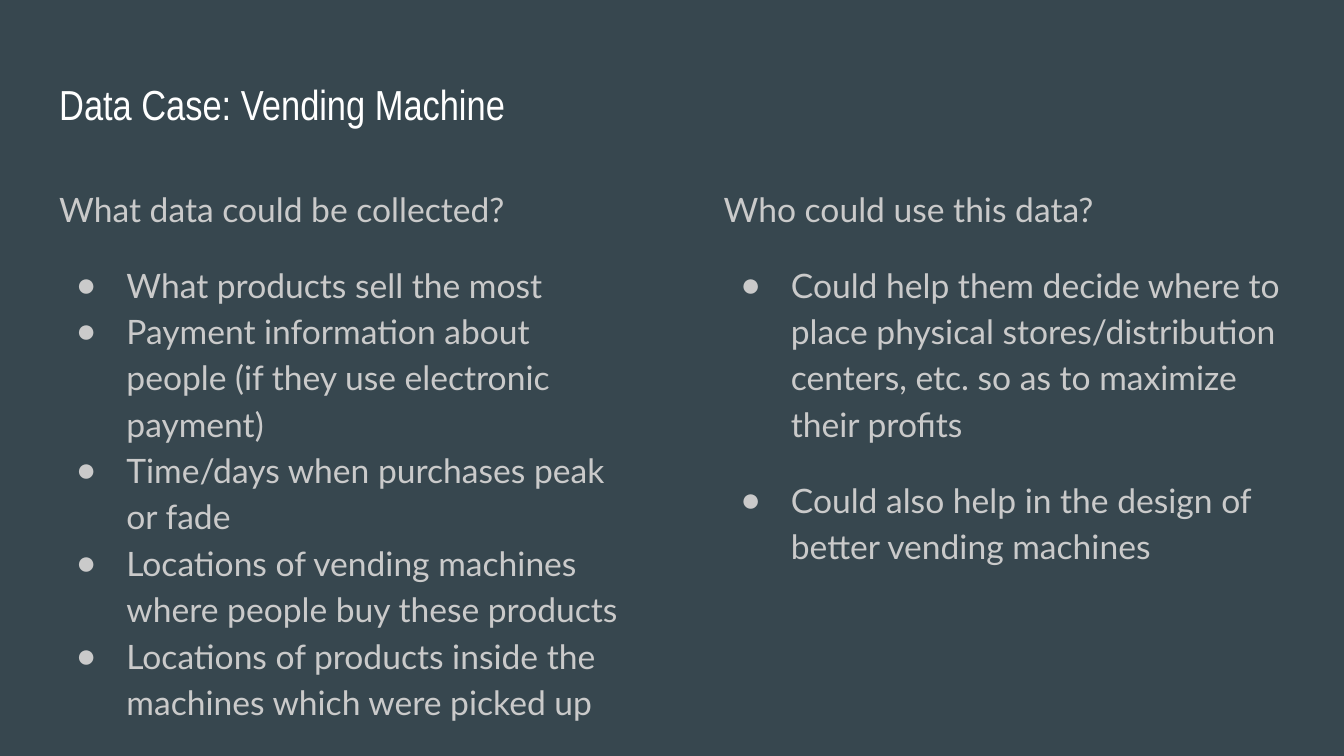
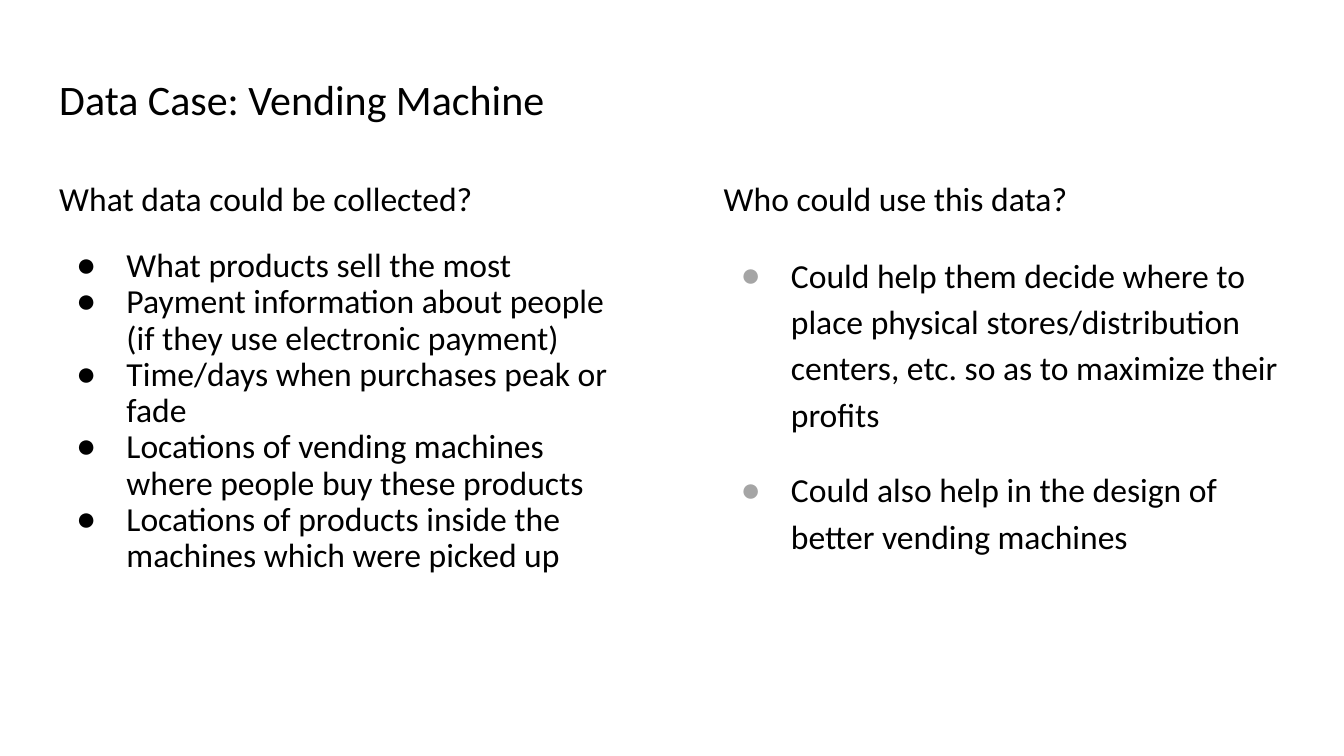
Before and after one commit to AmulyaYadav/EmergingTrendsML, a slide deck: slide 8 of pdf/Week_3/Main.pptx. Drawn at 1344x756 pixels with LibreOffice and Linux fonts; fonts in the diff are those of the drawing. Boxes give left, top, right and bottom in pixels: in the first picture for what was removed or moved away, otherwise in the second. Text is boxed around its words. In the diff, an @@ line names an element or a change of style, - is before the commit and + after.

Commit message:
Change to unified ppt theme.

```diff
--- a/pdf/Week_3/Main.pptx
+++ b/pdf/Week_3/Main.pptx
@@ background #37474F to #FFFFFF @@
@@ title "Data Case: Vending Machine" at box(59, 86, 544, 123): font Arial Narrow to Calibri, text colour #FFFFFF to #000000; line spacing 1 to 0.9 @@
@@ text "What data could be collected?" at box(59, 187, 607, 573): font Lato to Calibri, text colour #CACACA to #000000; line spacing 1.15 to 0.9 @@
@@ text "Who could use this data?" at box(724, 187, 1277, 555): font Lato to Calibri, text colour #CACACA to #000000; line spacing 1.15 to 0.9; bullet colour #CACACA to #A5A5A5 @@
```
Also in this commit, not shown: 11 other slides changed, 6 other files.
